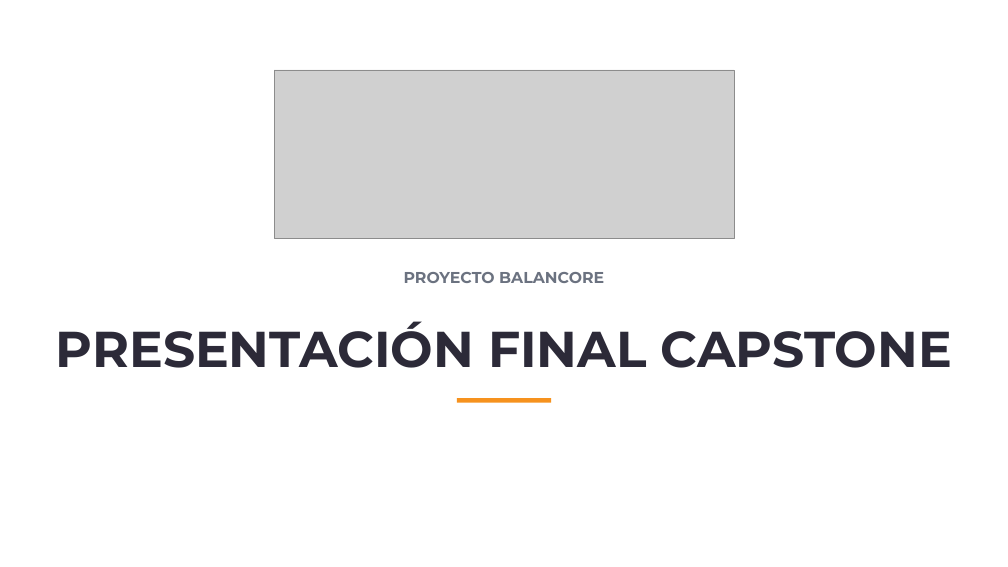
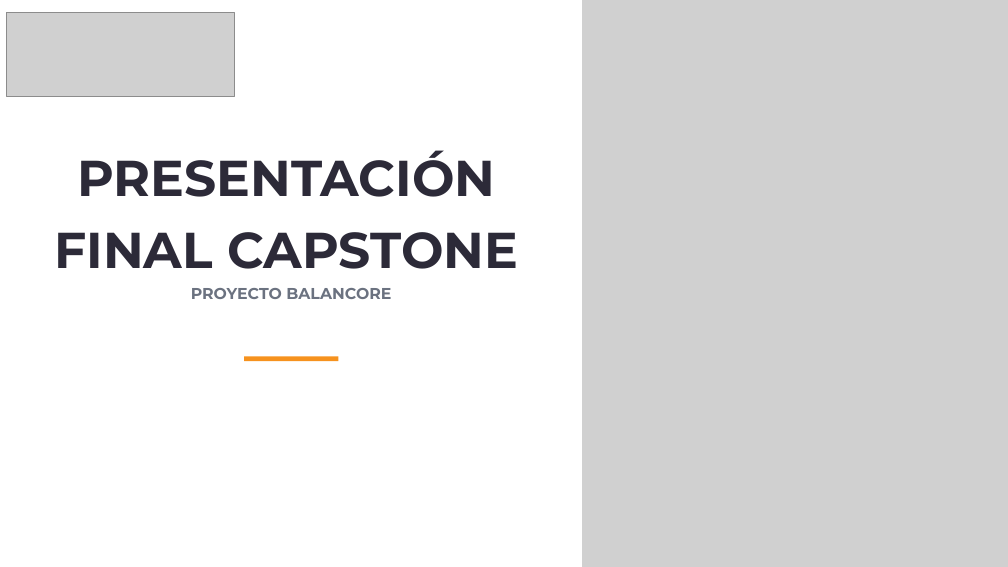
Before and after one commit to DanBetTap/800D-Equipo09, a slide deck: slide 1 of Fase 3/Evidencias Grupales/Presentación Final del proyecto.pptx. Drawn at 1008x567 pixels with LibreOffice and Linux fonts; fonts in the diff are those of the drawing; grey boxes stand for pictures. Boxes give left, top, right and bottom in pixels: in the first picture for what was removed or moved away, otherwise in the second. Text is boxed around its words. In the diff, an @@ line names an element or a change of style, - is before the commit and + after.

```diff
--- a/Fase 3/Evidencias Grupales/Presentación Final del proyecto.pptx
+++ b/Fase 3/Evidencias Grupales/Presentación Final del proyecto.pptx
@@ picture: place and size @@
-picture at (274, 70, 734, 239)
+picture at (7, 13, 234, 96)
@@ picture added at (582, 0, 1008, 567) @@
@@ text "PRESENTACIÓN FINAL CAPSTONE" rewrapped from (56, 321, 952, 368) to (54, 150, 518, 269) @@
@@ text "PROYECTO BALANCORE": place and size @@
-text "PROYECTO BALANCORE" at (404, 272, 604, 283)
+text "PROYECTO BALANCORE" at (191, 288, 391, 299)
@@ rectangle: place and size @@
-rectangle at (457, 398, 551, 402)
+rectangle at (244, 356, 339, 361)
```
Also in this commit, not shown: 2 other slides changed, 3 slides added.
